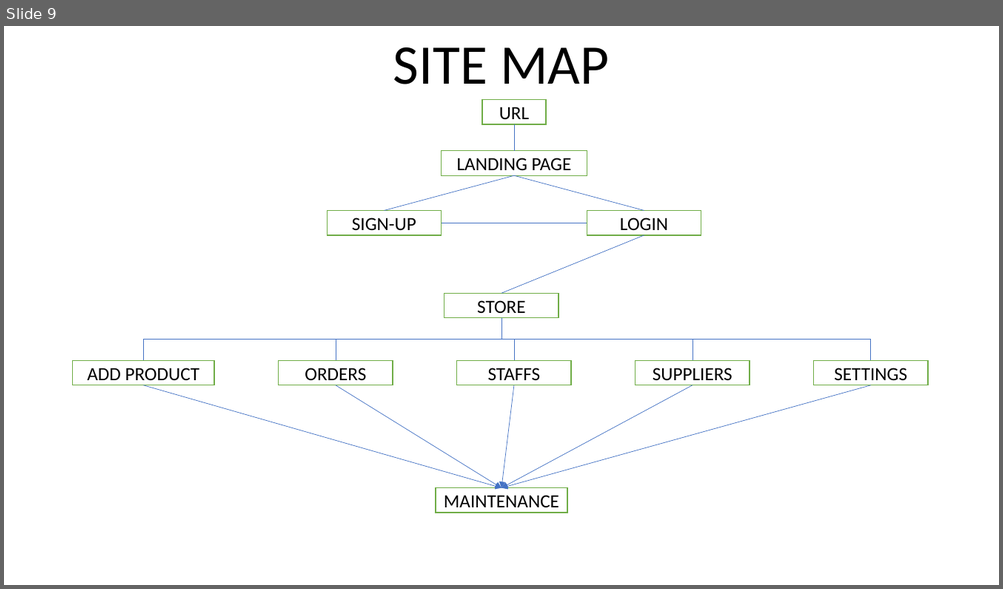
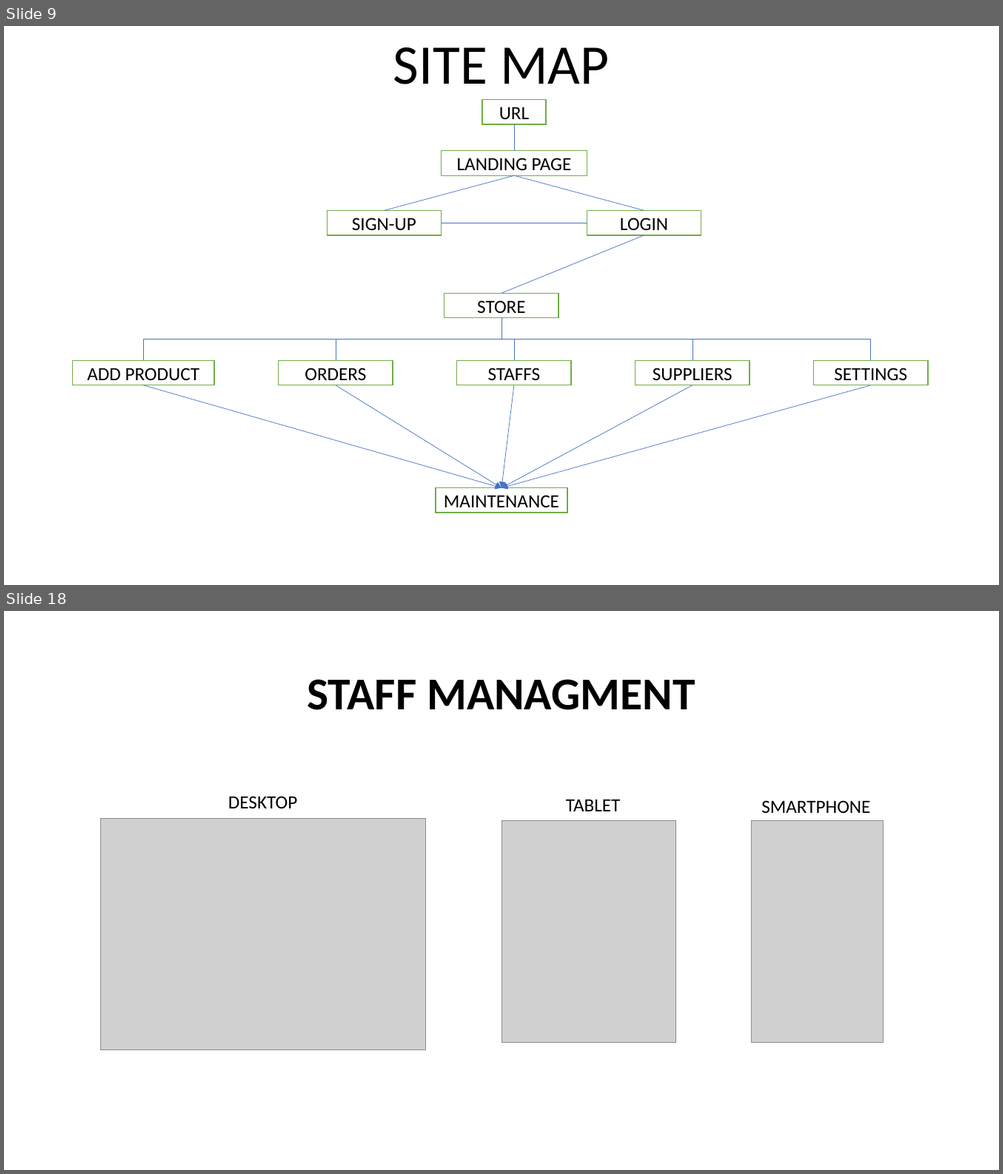
Before and after one commit to abcereno/miniproject1, a slide deck: MINI PROJECT 1 final.pptx. Shown one above the other, each under a label of ours: slide 9 before the commit, slides 9 and 18 after it; the slides between them are not shown. The pictures are 1003x589 and 1003x1174 pixels, drawn with LibreOffice and Linux fonts; fonts in the diff are those of the drawing; grey boxes stand for pictures. Boxes give left, top, right and bottom in pixels: in the first picture for what was removed or moved away, otherwise in the second. Text is boxed around its words. In the diff, an @@ line names an element or a change of style, - is before the commit and + after.

```diff
--- a/MINI PROJECT 1 final.pptx
+++ b/MINI PROJECT 1 final.pptx
@@ slide 18 added at bbox=[4, 611, 999, 1170], background #FFFFFF @@
@@ title added at bbox=[307, 679, 694, 710], 44 pt, text #000000, bold @@
+STAFF MANAGMENT
@@ text added at bbox=[228, 796, 297, 809], 18 pt, text #000000 @@
+DESKTOP
@@ text added at bbox=[566, 799, 620, 812], 18 pt, text #000000 @@
+TABLET
@@ text added at bbox=[761, 800, 870, 813], 18 pt, text #000000 @@
+SMARTPHONE
@@ picture added at bbox=[100, 819, 425, 1051] @@
@@ picture added at bbox=[502, 820, 675, 1043] @@
@@ picture added at bbox=[751, 820, 883, 1043] @@
```
Also in this commit, not shown: 3 slides changed, 9 other slides added, 1 other file.
